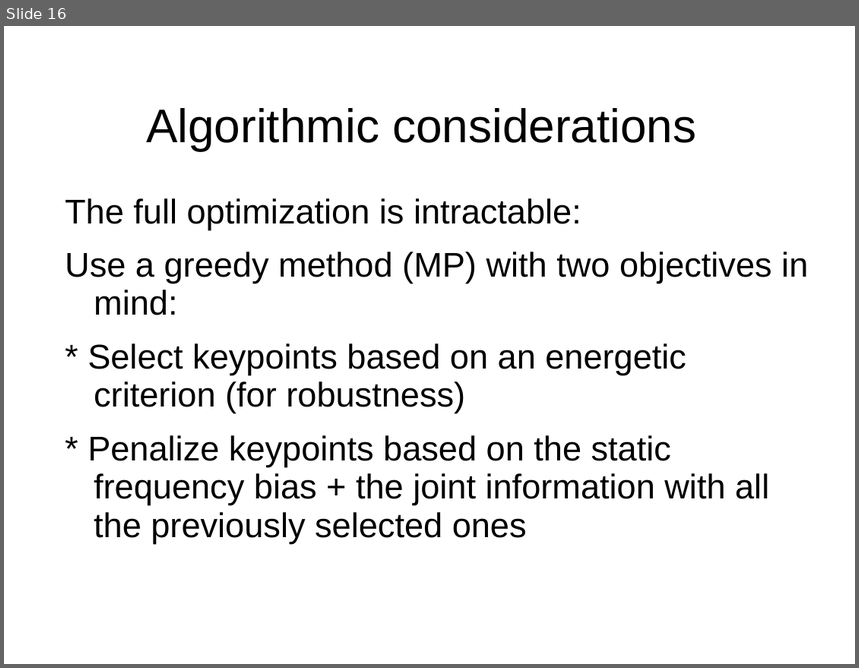
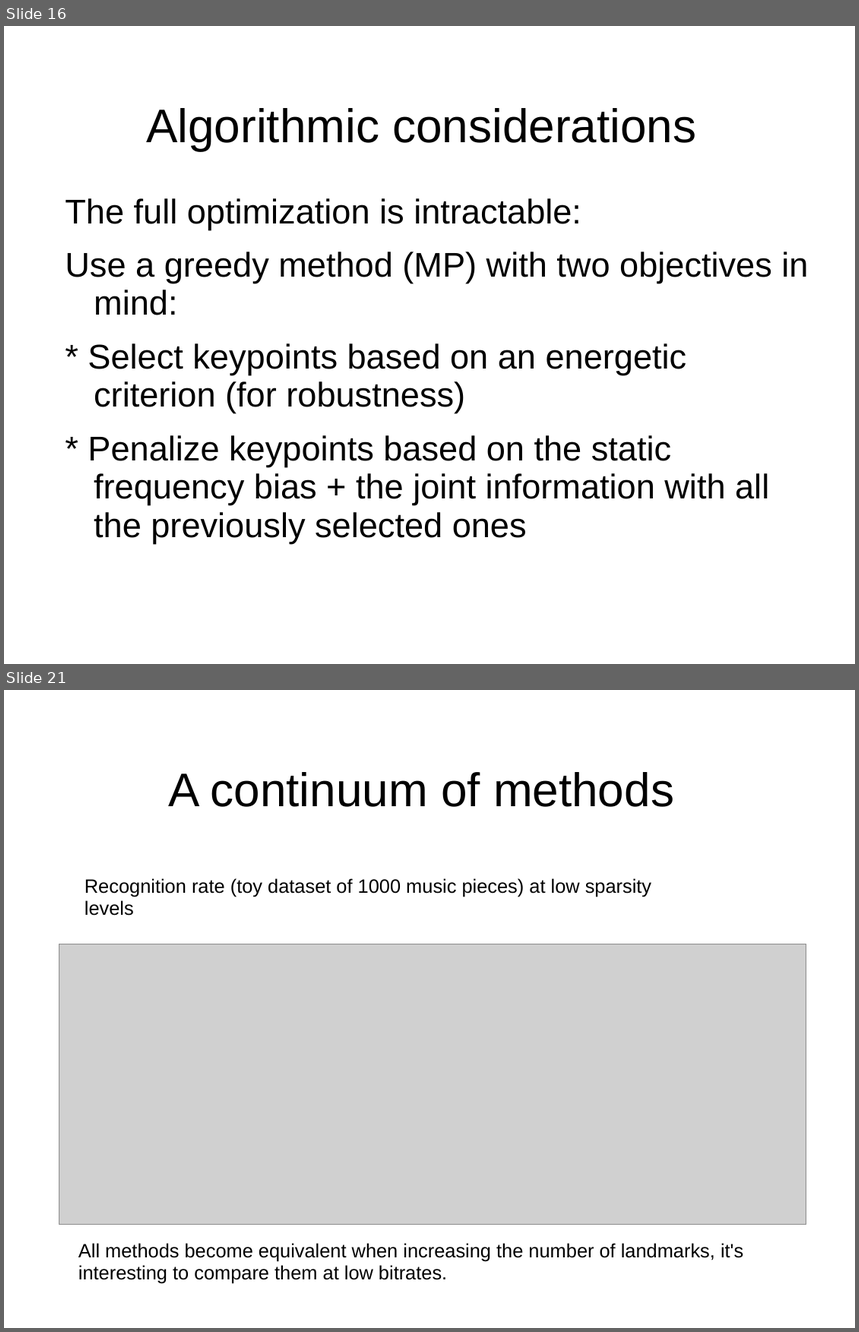
Before and after one commit to mmoussallam/audio-sketch, a slide deck: src/icassp14_fgpt/icassp14/slides.ppt. Shown one above the other, each under a label of ours: slide 16 before the commit, slides 16 and 21 after it; the slides between them are not shown. The pictures are 859x668 and 859x1332 pixels, drawn with LibreOffice and Linux fonts; fonts in the diff are those of the drawing; grey boxes stand for pictures; background and template pictures are left out. Boxes give left, top, right and bottom in pixels: in the first picture for what was removed or moved away, otherwise in the second. Text is boxed around its words. In the diff, an @@ line names an element or a change of style, - is before the commit and + after.

```diff
--- a/src/icassp14_fgpt/icassp14/slides.ppt
+++ b/src/icassp14_fgpt/icassp14/slides.ppt
@@ slide 21 added at [4, 690, 855, 1328], background picture (left out) @@
@@ title added at [168, 772, 674, 807], 44 pt, text #000000 @@
+A continuum of methods
@@ text added at [85, 878, 652, 916], 18 pt, text #000000 @@
+Recognition rate (toy dataset of 1000 music pieces) at low sparsity levels
@@ picture added at [59, 944, 807, 1225] @@
@@ text added at [78, 1243, 743, 1284], 18 pt, text #000000 @@
+All methods become equivalent when increasing the number of landmarks, it's interesting to compare them at low bitrates.
```
Also in this commit, not shown: 5 slides changed, 4 other slides added.
